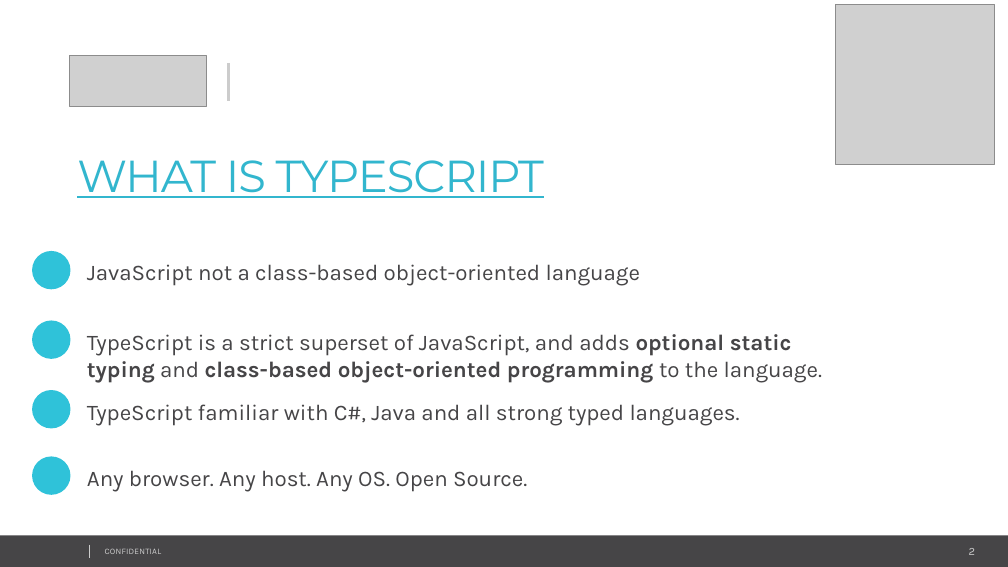
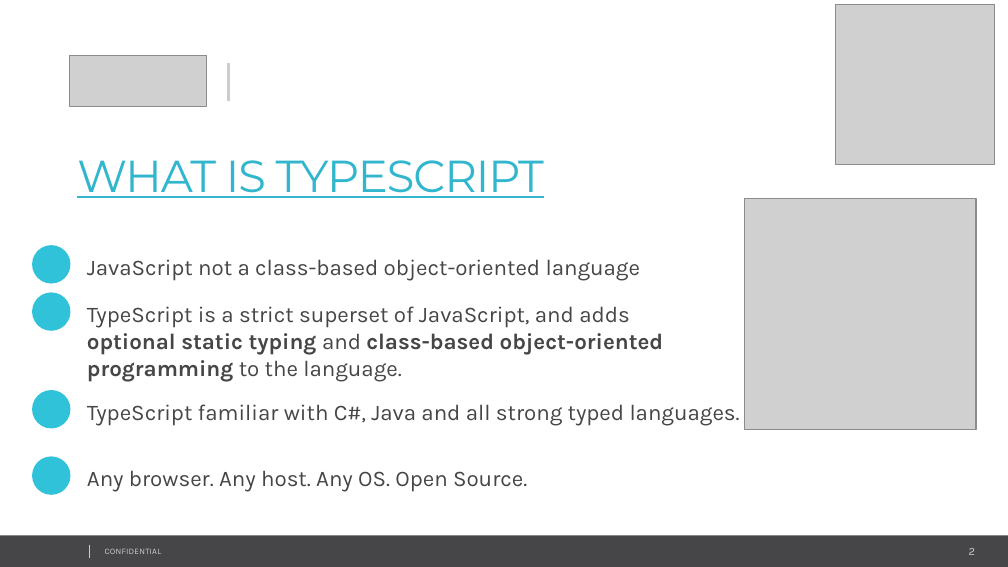
Before and after one commit to IvanPetkovPetkov/TypeScript-Template, a slide deck: slide 2 of EPAM_TypeScriptFundamentals.pptx. Drawn at 1008x567 pixels with LibreOffice and Linux fonts; fonts in the diff are those of the drawing; grey boxes stand for pictures; background and template pictures are left out. Boxes give left, top, right and bottom in pixels: in the first picture for what was removed or moved away, otherwise in the second. Text is boxed around its words. In the diff, an @@ line names an element or a change of style, - is before the commit and + after.

Commit message:
ppt slide changed

```diff
--- a/EPAM_TypeScriptFundamentals.pptx
+++ b/EPAM_TypeScriptFundamentals.pptx
@@ picture added at <box>745,198,977,429</box> @@
@@ ellipse: place and size @@
-ellipse at <box>32,251,71,289</box>
+ellipse at <box>32,245,71,283</box>
@@ text "JavaScript not a class-based object-oriented ...": place and size @@
-text "JavaScript not a class-based object-oriented ..." at <box>87,264,640,286</box>
+text "JavaScript not a class-based object-oriented ..." at <box>87,259,640,281</box>
@@ ellipse: place and size @@
-ellipse at <box>32,321,71,359</box>
+ellipse at <box>32,292,71,331</box>
@@ text at <box>87,306,663,382</box>: text changed @@
-TypeScript is a strict superset of JavaScript, and adds optional static typing and class-based object-oriented programming to the language.
+TypeScript is a strict superset of JavaScript, and adds
+optional static typing and class-based object-oriented
+programming to the language.
```
Also in this commit, not shown: 2 other slides changed, 3 slides added, 3 other files.
